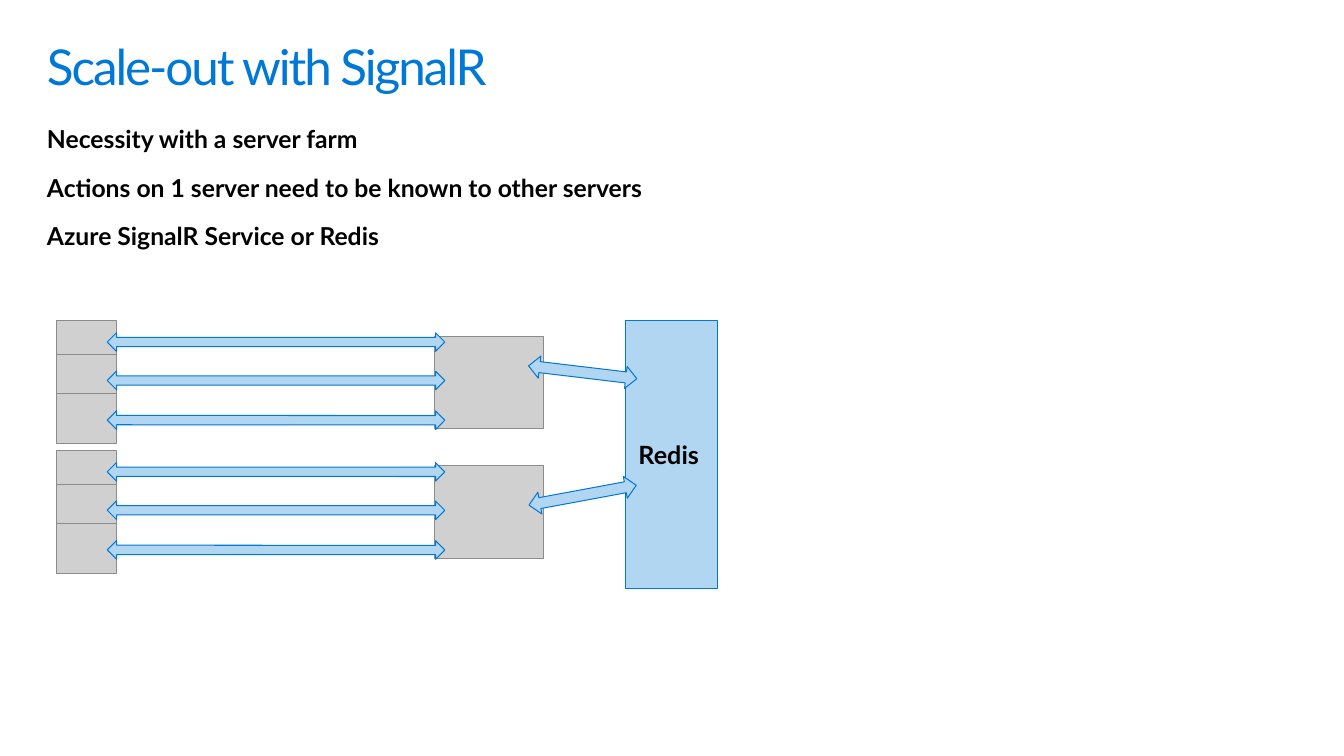
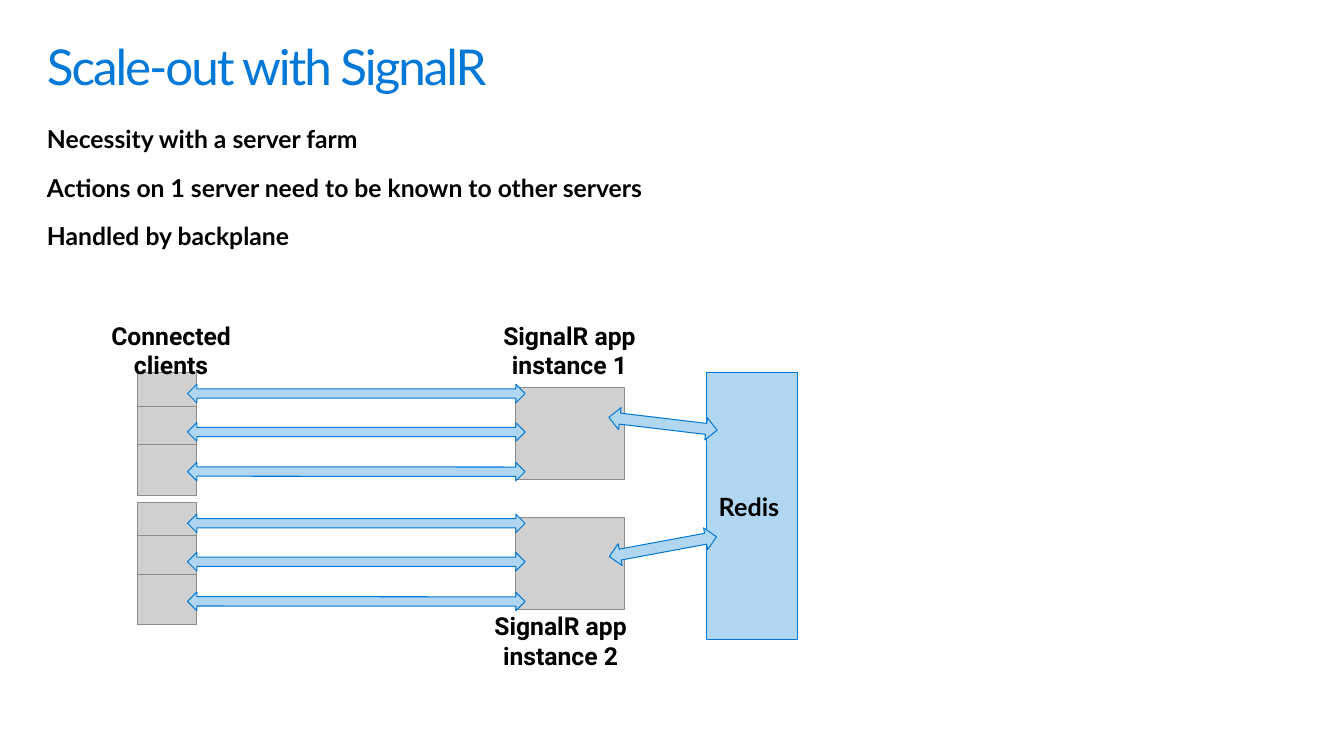
Before and after one commit to scottaddie/slide-decks, a slide deck: slide 9 of Building the Real-time Web with SignalR.pptx (slide 8 before the commit). Drawn at 1344x756 pixels with LibreOffice and Linux fonts; fonts in the diff are those of the drawing; grey boxes stand for pictures; background and template pictures are left out. Boxes give left, top, right and bottom in pixels: in the first picture for what was removed or moved away, otherwise in the second. Text is boxed around its words. In the diff, an @@ line names an element or a change of style, - is before the commit and + after.

Commit message:
Tweak SignalR slides

```diff
--- a/Building the Real-time Web with SignalR.pptx
+++ b/Building the Real-time Web with SignalR.pptx
@@ text at [47,226,289,249]: text changed @@
-Azure SignalR Service or Redis
+Handled by backplane
@@ text added at [111,326,231,381], 18 pt, text #000000, bold @@
+Connected clients
@@ text added at [503,326,636,375], 18 pt, text #000000, bold @@
+SignalR app instance 1
@@ left right arrow: place and size @@
-left right arrow at [528,354,638,389]
+left right arrow at [608,407,718,441]
@@ 8 pictures, 7 left right arrows, 1 rectangle: place and size @@
-8 pictures, 7 left right arrows, 1 rectangle at [57,321,717,589]
+8 pictures, 7 left right arrows, 1 rectangle at [137,373,798,640]
@@ text added at [494,616,627,666], 18 pt, text #000000, bold @@
+SignalR app instance 2
```
Also in this commit, not shown: 5 other slides changed, 2 slides added.
